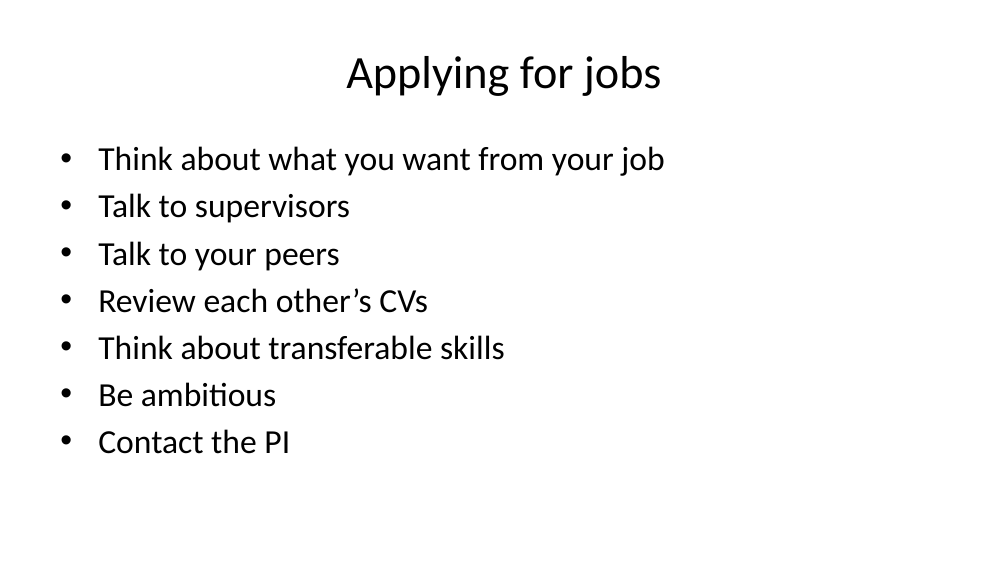
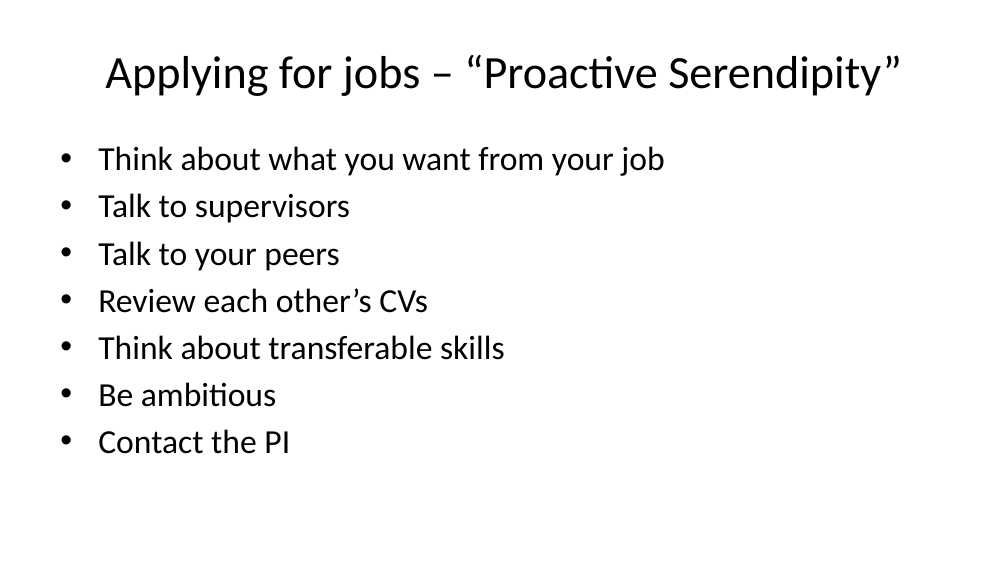
Before and after one commit to ksuchak1990/presentations, a slide deck: slide 15 of 2023/postdoc_presentation/presentation.pptx. Drawn at 1008x567 pixels with LibreOffice and Linux fonts; fonts in the diff are those of the drawing. Boxes give left, top, right and bottom in pixels: in the first picture for what was removed or moved away, otherwise in the second. Text is boxed around its words. In the diff, an @@ line names an element or a change of style, - is before the commit and + after.

```diff
--- a/2023/postdoc_presentation/presentation.pptx
+++ b/2023/postdoc_presentation/presentation.pptx
@@ title at [105, 55, 902, 96]: text changed @@
-Applying for jobs
+Applying for jobs – “Proactive Serendipity”
```
Also in this commit, not shown: 1 other slide changed, 3 other files.
